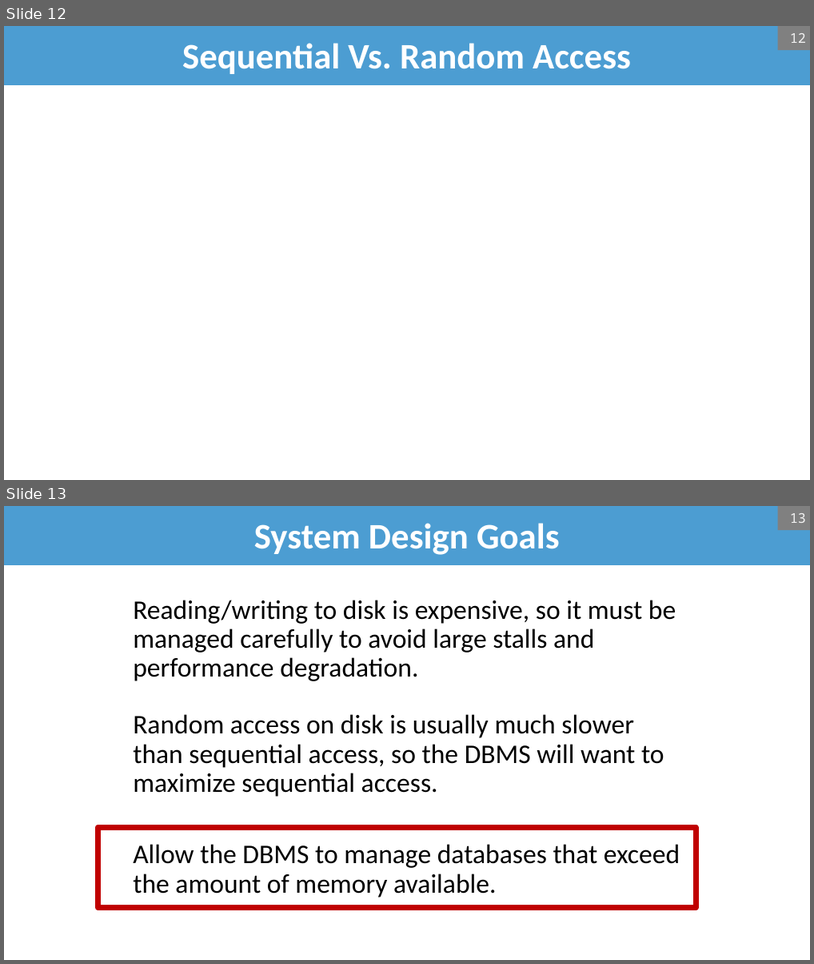
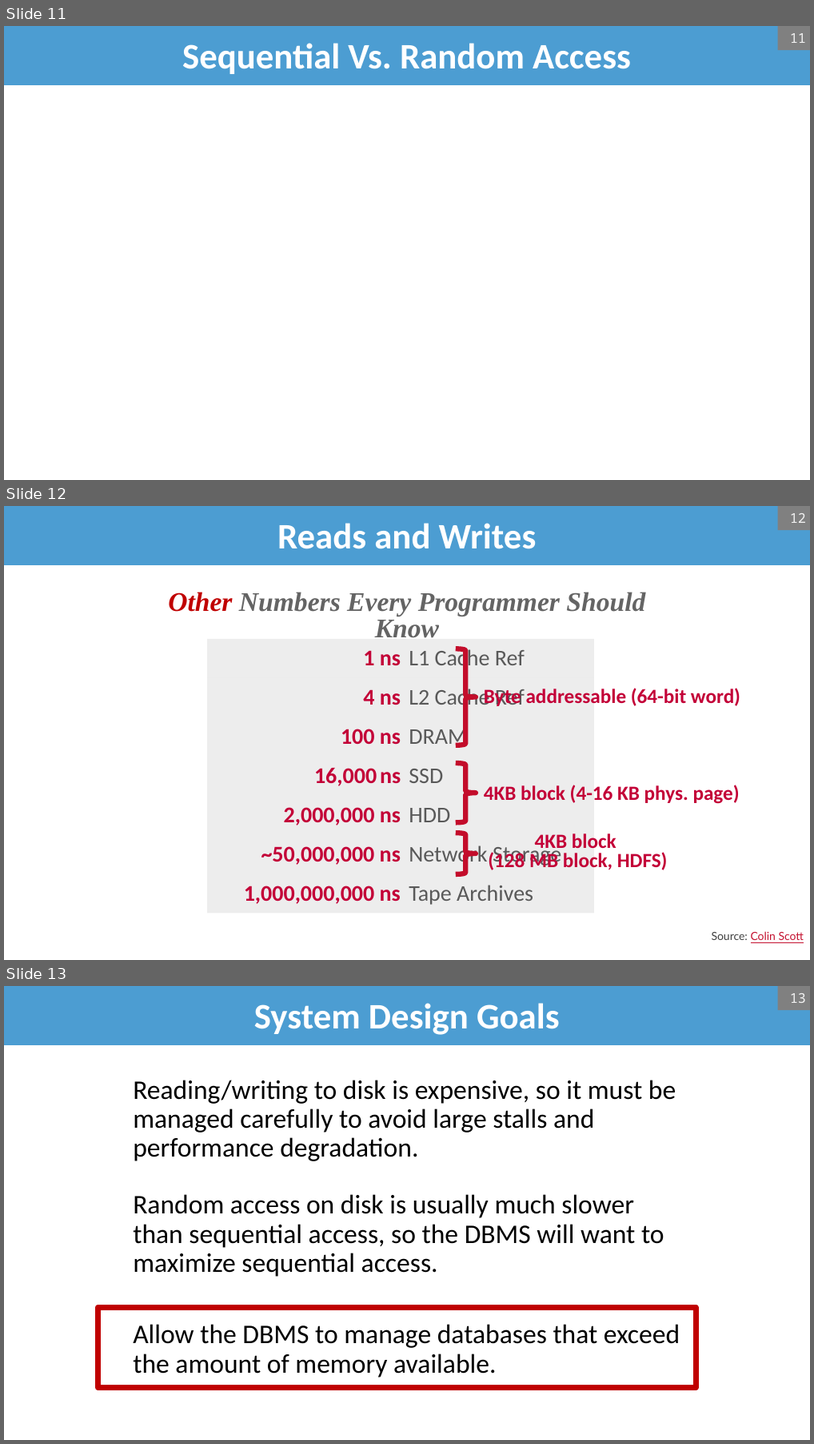
Before and after one commit to bsb20/bsb20.github.io, a slide deck: docs/421_f26/lectures/L3.pptx. Shown one above the other, each under a label of ours: slides 12 and 13 before the commit, slides 11, 12 and 13 after it. The pictures are 814x964 and 814x1444 pixels, drawn with LibreOffice and Linux fonts; fonts in the diff are those of the drawing; grey boxes stand for pictures; background and template pictures are left out. Boxes give left, top, right and bottom in pixels: in the first picture for what was removed or moved away, otherwise in the second. Text is boxed around its words. In the diff, an @@ line names an element or a change of style, - is before the commit and + after.

Commit message:
COMP 421: post L3 slides (storage I)

```diff
--- a/docs/421_f26/lectures/L3.pptx
+++ b/docs/421_f26/lectures/L3.pptx
@@ slide 12 added at (x1=4, y1=506, x2=810, y2=960), background #FFFFFF @@
@@ title added at (x1=4, y1=506, x2=810, y2=565), fill #4C9DD2, 32 pt, text #FFFFFF, bold @@
+Reads and Writes
@@ page number added at (x1=778, y1=506, x2=810, y2=530), fill #808080, 12 pt, text #F2F2F2 @@
+12
@@ text added at (x1=168, y1=592, x2=646, y2=638), 24 pt, text #646464, bold, italic @@
+Other Numbers Every Programmer Should Know
@@ table added at (x1=207, y1=639, x2=594, y2=913), 7 rows, 2 columns @@
+1 ns | L1 Cache Ref
+4 ns | L2 Cache Ref
+100 ns | DRAM
+16,000 ns | SSD
+2,000,000 ns | HDD
+~50,000,000 ns | Network Storage
+1,000,000,000 ns | Tape Archives
@@ right brace added at (x1=455, y1=648, x2=476, y2=745), outline #C40D2C 4.5 pt @@
@@ text added at (x1=484, y1=688, x2=741, y2=706), 18 pt, text #C30037, bold @@
+Byte addressable (64-bit word)
@@ right brace added at (x1=455, y1=763, x2=476, y2=822), outline #C40D2C 4.5 pt @@
@@ text added at (x1=484, y1=784, x2=740, y2=804), 18 pt, text #C30037, bold @@
+4KB block (4-16 KB phys. page)
@@ right brace added at (x1=455, y1=832, x2=476, y2=874), outline #C40D2C 4.5 pt @@
@@ text added at (x1=488, y1=833, x2=668, y2=872), 18 pt, text #C30037, bold @@
+4KB block
+(128 MB block, HDFS)
@@ text added at (x1=712, y1=931, x2=804, y2=940), 10 pt, text #C41230, underline @@
+Source: Colin Scott
@@ what was slide 12 is now slide 11 @@
@@ page number at (x1=790, y1=33, x2=806, y2=43): text changed @@
-12
+11
```
Also in this commit, not shown: 6 slides changed, 1 slide removed, 1 other file.
